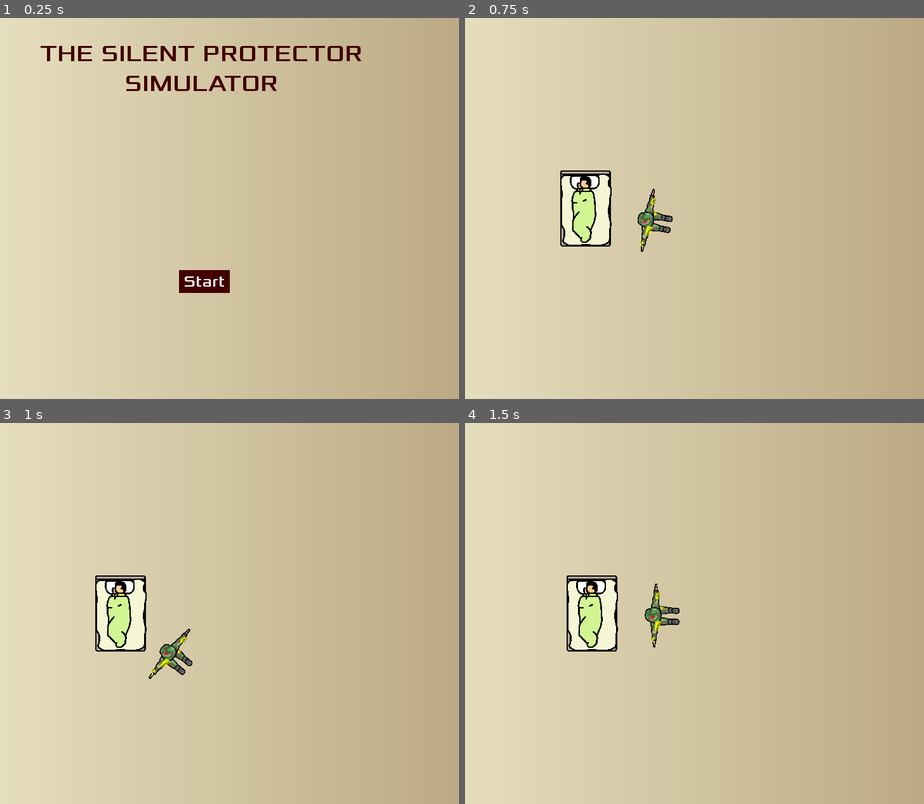
Above: before the commit, frames 1-4 (two rows, left to right).
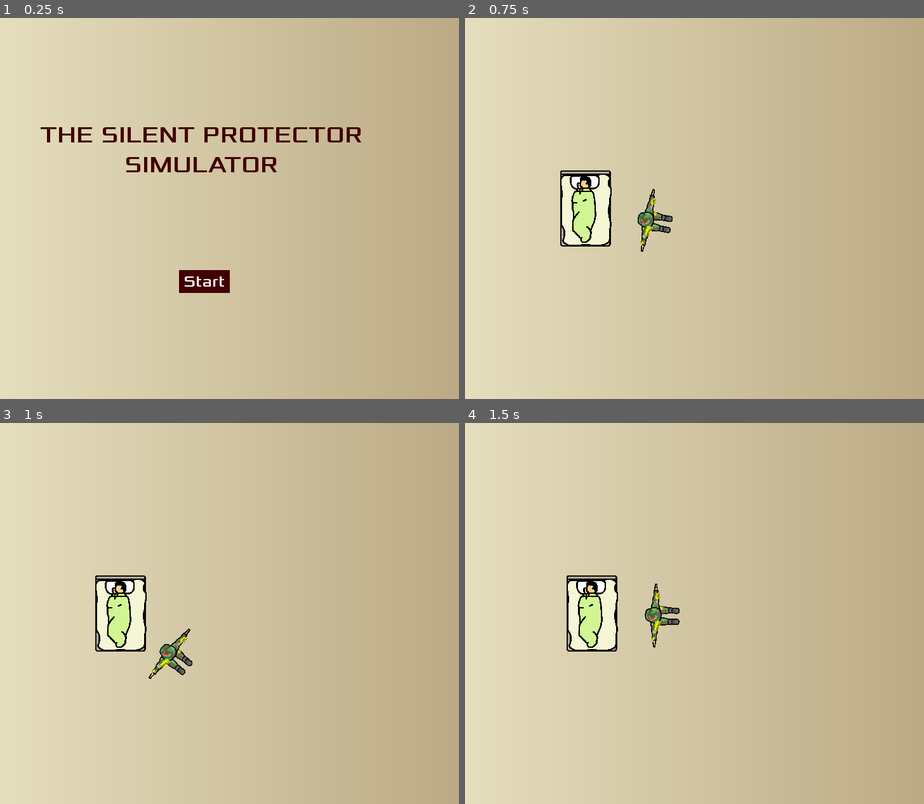
Above: after the commit, the same moments.

Repository: honoriocassiano/the-silent-protector-simulator
Game: Godot game, scene res://Main.tscn
The game is run twice, just before and just after one commit, with the same random seed, the same clock (stepped at 60 frames per second) and the same inputs.
Inputs (mouse positions are in pixels of both pictures, inside the frame that each line leads up to):
- Up to frame 1 (0.25 s): no input
- Up to frame 2 (0.75 s): click "Start" at 0.5 s
- Up to frame 3 (1 s): no input
- Up to frame 4 (1.5 s): move the mouse to (781, 594) at 1.27 s; hold Right (move_right) from 1.28 s (still down)

The runs differ from the first frame. In frame 1, 3.2% of the frame differs, in the area x 8-79%, y 7-41%; in frame 2, nothing differs; in frame 3, nothing differs; in frame 4, nothing differs.

Commit message:
Change title position

Diff:
--- a/HUD.tscn
+++ b/HUD.tscn
@@ -36,9 +36,9 @@
 "hud_start_game",
 ]]
 margin_left = 111.5
-margin_top = 57.0
+margin_top = 161.5
 margin_right = 675.5
-margin_bottom = 101.0
+margin_bottom = 252.5
 grow_horizontal = 2
 grow_vertical = 2
 rect_pivot_offset = Vector2( 282, 22 )
